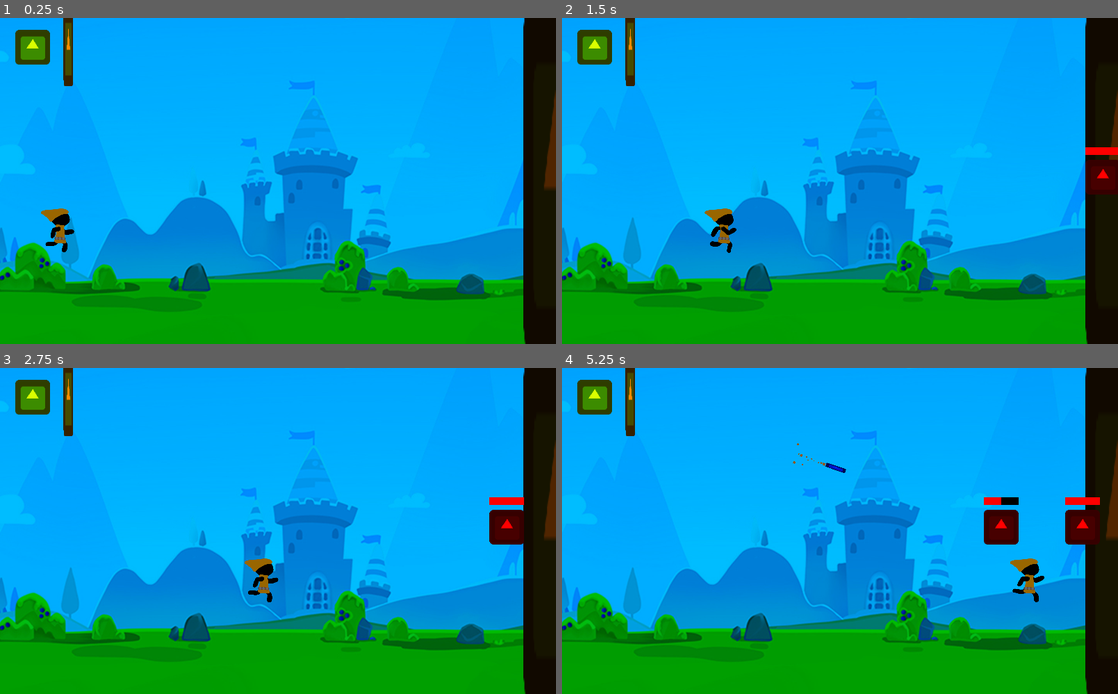
Above: before the commit, frames 1-4 (two rows, left to right).
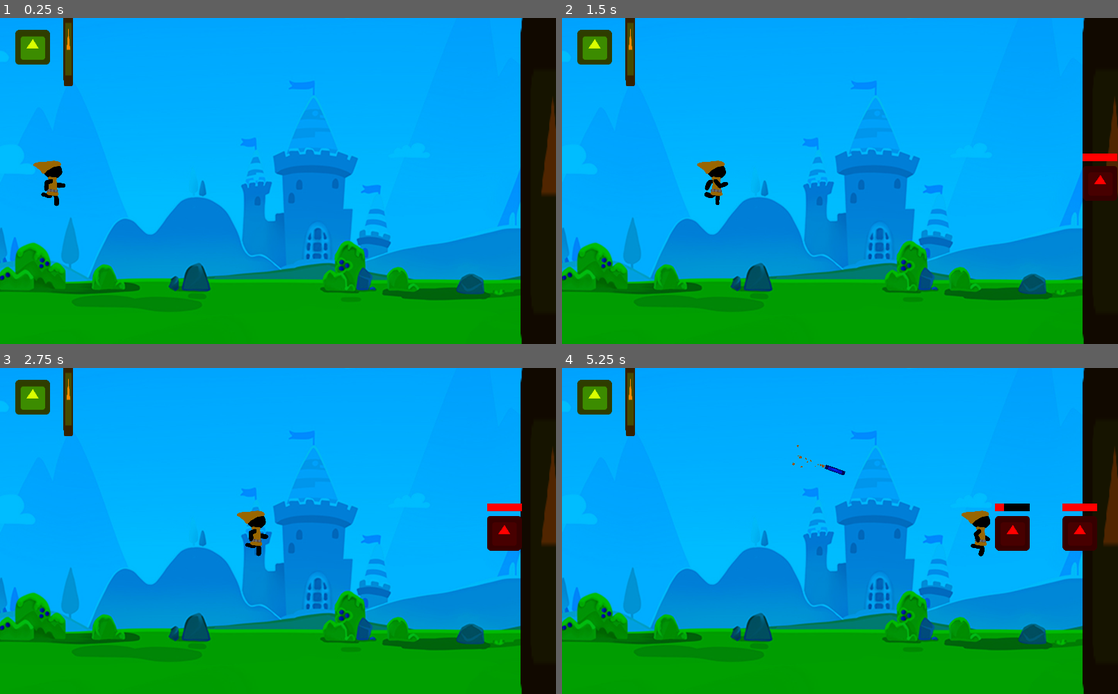
Above: after the commit, the same moments.

Repository: Blackout4344/Castle-Defense
Game: Godot game, scene res://Scenes/Main.tscn
Same seed, same stepped clock (60 frames per second), same inputs: the game is played once before the commit and once after it. The engine's default icon, where the game draws it, is replaced by a stand-in: a white triangle on a blue panel in a dark square.
Inputs:
- Up to frame 1 (0.25 s): no input
- Up to frame 2 (1.5 s): no input
- Up to frame 3 (2.75 s): no input
- Up to frame 4 (5.25 s): no input

The runs differ from the first frame. In frame 1, 1.5% of the frame differs, in the area x 6-100%, y 0-100%; in frame 2, 1.9%; in frame 3, 2.0%; in frame 4, 2.9%, in the area x 41-100%, y 0-100%.

Commit message:
Footman go BRRRR
Made footman deal damage to enemies.

Diff:
--- a/CastleDefense/Scenes/EnemyBase.tscn
+++ b/CastleDefense/Scenes/EnemyBase.tscn
@@ -9,7 +9,7 @@
 
 [node name="Sprite" type="Sprite" parent="."]
 self_modulate = Color( 0.313726, 0.145098, 0, 1 )
-position = Vector2( 0, -1.90735e-06 )
+position = Vector2( 0, -2.27374e-13 )
 scale = Vector2( 1.8125, 10.4219 )
 texture = ExtResource( 1 )
 
--- a/CastleDefense/Scenes/Footman.tscn
+++ b/CastleDefense/Scenes/Footman.tscn
@@ -46,19 +46,34 @@
 [sub_resource type="RectangleShape2D" id=1]
 extents = Vector2( 32, 42.25 )
 
+[sub_resource type="RectangleShape2D" id=3]
+extents = Vector2( 63, 71 )
+
 [node name="Footman" type="KinematicBody2D"]
 script = ExtResource( 2 )
 health = 5.0
 damage = 1.0
 speed = 150.0
+attack_cooldown = 1.0
 
 [node name="AnimatedSprite" type="AnimatedSprite" parent="."]
 position = Vector2( -1, 6 )
 scale = Vector2( 0.222917, 0.222917 )
 frames = SubResource( 2 )
-frame = 20
+frame = 26
 playing = true
 
 [node name="Collision" type="CollisionShape2D" parent="."]
 position = Vector2( -5, -8.25 )
 shape = SubResource( 1 )
+
+[node name="BodyCollisions" type="Area2D" parent="."]
+
+[node name="Collision" type="CollisionShape2D" parent="BodyCollisions"]
+position = Vector2( -5, -8 )
+shape = SubResource( 3 )
+
+[node name="AttackCooldown" type="Timer" parent="."]
+autostart = true
+
+[connection signal="timeout" from="AttackCooldown" to="." method="_on_AttackCooldown_timeout"]
--- a/CastleDefense/Scenes/Main.tscn
+++ b/CastleDefense/Scenes/Main.tscn
@@ -24,7 +24,7 @@
 position = Vector2( 59, 54 )
 
 [node name="Footman" parent="." instance=ExtResource( 4 )]
-position = Vector2( 73, 400 )
+position = Vector2( 59, 312 )
 
 [node name="EnemyBase" parent="." instance=ExtResource( 3 )]
-position = Vector2( 1021, 293 )
+position = Vector2( 1016, 304 )
--- a/CastleDefense/Scripts/EnemyBase.gd
+++ b/CastleDefense/Scripts/EnemyBase.gd
@@ -9,5 +9,5 @@
 
 func _on_SpawnCooldown_timeout():
     add_child(EnemyScene.instance());
-    spawn_rate *= 0.9;
+    spawn_rate *= 0.999;
     $SpawnCooldown.wait_time = spawn_rate;
--- a/CastleDefense/Scripts/Footman.gd
+++ b/CastleDefense/Scripts/Footman.gd
@@ -3,8 +3,24 @@
 export var health : float;
 export var damage : float;
 export var speed : float;
+export var attack_cooldown : float;
 
 onready var vel : Vector2 = Vector2(speed, 0);
+var target : PhysicsBody2D = null;
+
+func _ready():
+    $AttackCooldown.wait_time = attack_cooldown;
 
 func _process(delta):
     move_and_slide(vel, Vector2.UP);
+    var enemy_x : int = 10000000;
+    for i in $BodyCollisions.get_overlapping_bodies():
+        if (i.filename != "res://Scenes/Enemy.tscn"):
+            continue;
+        if (i.global_position.x <= enemy_x):
+            enemy_x = i.global_position.x;
+            target = i;
+
+func _on_AttackCooldown_timeout():
+    if (target != null):
+        target.health -= damage;
Not shown: 1 places in CastleDefense/Scenes/Footman.tscn that only renumber resources
Not shown, changed: CastleDefense/.DS_Store
